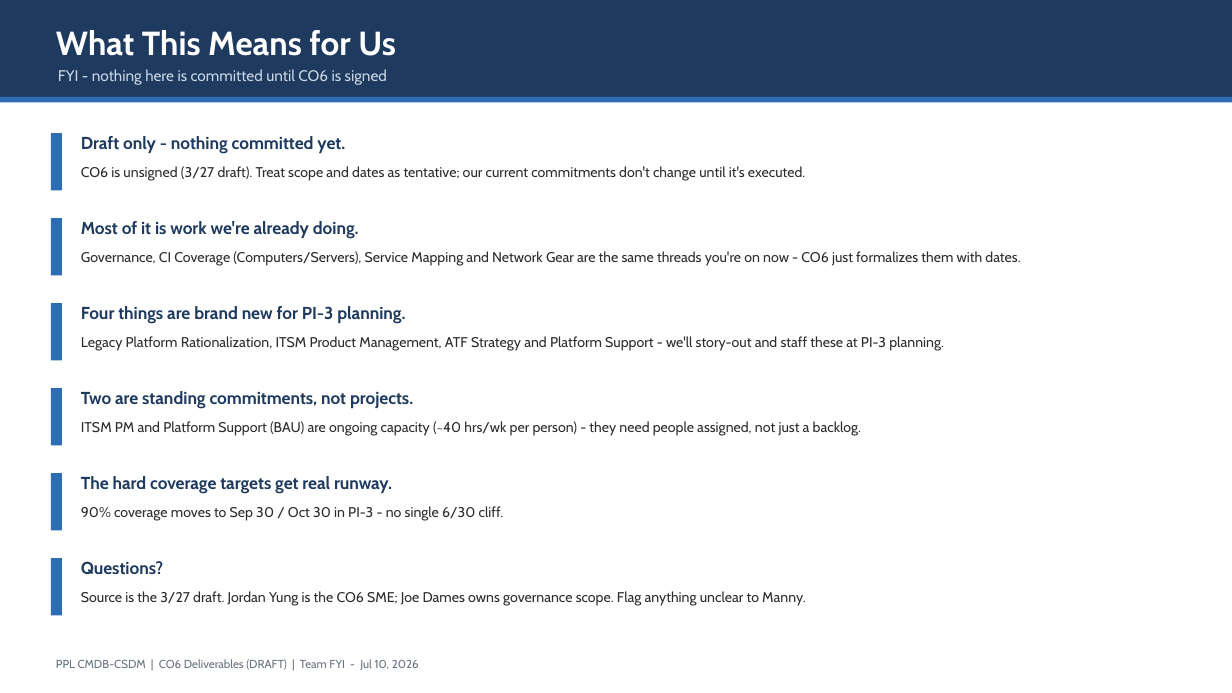
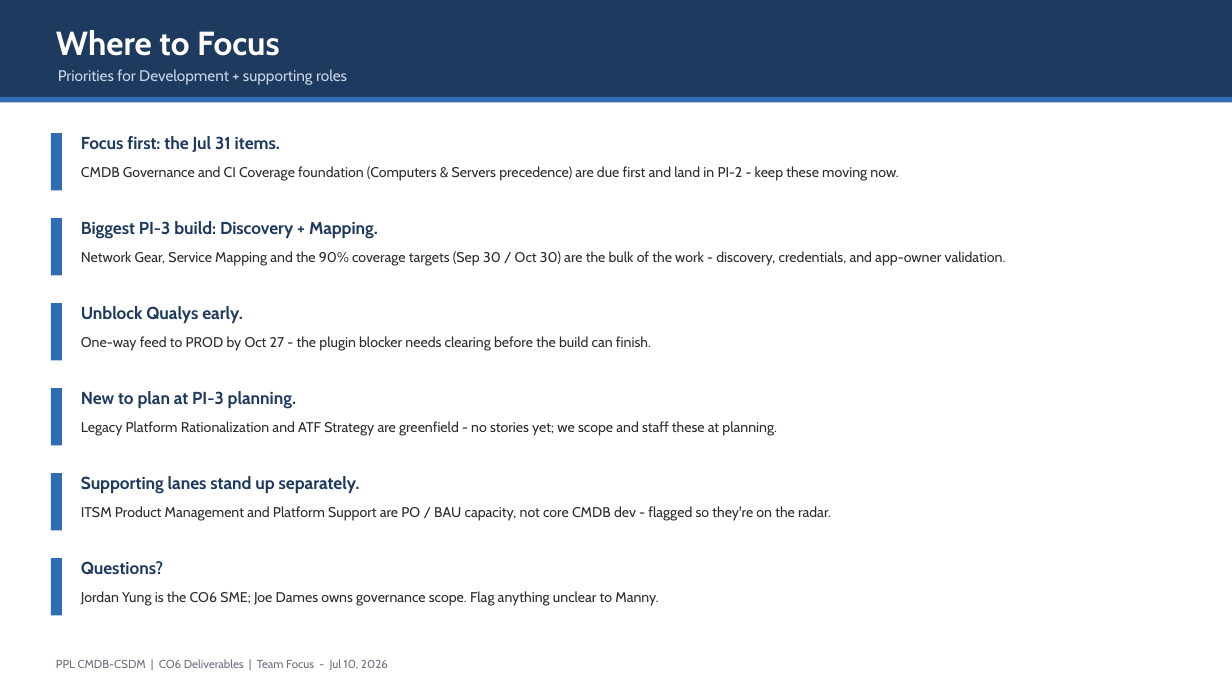
Before and after one commit to DrewMV/claude-ai-os, a slide deck: slide 5 of Workspaces/Work/Projects/PPL CMDB-CSDM/Contract/CO6-Deliverables-2026-07-10.pptx (slide 6 before the commit). Drawn at 1232x693 pixels with LibreOffice and Linux fonts; fonts in the diff are those of the drawing. Boxes give left, top, right and bottom in pixels: in the first picture for what was removed or moved away, otherwise in the second. Text is boxed around its words. In the diff, an @@ line names an element or a change of style, - is before the commit and + after.

```diff
--- a/Workspaces/Work/Projects/PPL CMDB-CSDM/Contract/CO6-Deliverables-2026-07-10.pptx
+++ b/Workspaces/Work/Projects/PPL CMDB-CSDM/Contract/CO6-Deliverables-2026-07-10.pptx
@@ text at <box>56,30,280,56</box>: text changed @@
-What This Means for Us
+Where to Focus
@@ text at <box>58,69,347,85</box>: text changed @@
-FYI - nothing here is committed until CO6 is signed
+Priorities for Development + supporting roles
@@ text at <box>81,136,280,152</box>: text changed @@
-Draft only - nothing committed yet.
+Focus first: the Jul 31 items.
@@ text at <box>81,166,898,181</box>: text changed @@
-CO6 is unsigned (3/27 draft). Treat scope and dates as tentative; our current commitments don't change until it's executed.
+CMDB Governance and CI Coverage foundation (Computers & Servers precedence) are due first and land in PI-2 - keep these moving now.
@@ text at <box>81,221,378,239</box>: text changed @@
-Most of it is work we're already doing.
+Biggest PI-3 build: Discovery + Mapping.
@@ text at <box>81,251,1006,266</box>: text changed @@
-Governance, CI Coverage (Computers/Servers), Service Mapping and Network Gear are the same threads you're on now - CO6 just formalizes them with dates.
+Network Gear, Service Mapping and the 90% coverage targets (Sep 30 / Oct 30) are the bulk of the work - discovery, credentials, and app-owner validation.
@@ text at <box>81,306,243,324</box>: text changed @@
-Four things are brand new for PI-3 planning.
+Unblock Qualys early.
@@ text at <box>81,336,651,351</box>: text changed @@
-Legacy Platform Rationalization, ITSM Product Management, ATF Strategy and Platform Support - we'll story-out and staff these at PI-3 planning.
+One-way feed to PROD by Oct 27 - the plugin blocker needs clearing before the build can finish.
@@ text at <box>81,391,296,409</box>: text changed @@
-Two are standing commitments, not projects.
+New to plan at PI-3 planning.
@@ text at <box>81,421,777,436</box>: text changed @@
-ITSM PM and Platform Support (BAU) are ongoing capacity (~40 hrs/wk per person) - they need people assigned, not just a backlog.
+Legacy Platform Rationalization and ATF Strategy are greenfield - no stories yet; we scope and staff these at planning.
@@ text at <box>81,476,360,494</box>: text changed @@
-The hard coverage targets get real runway.
+Supporting lanes stand up separately.
@@ text at <box>81,506,831,521</box>: text changed @@
-90% coverage moves to Sep 30 / Oct 30 in PI-3 - no single 6/30 cliff.
+ITSM Product Management and Platform Support are PO / BAU capacity, not core CMDB dev - flagged so they're on the radar.
@@ text at <box>81,591,658,606</box>: text changed @@
-Source is the 3/27 draft. Jordan Yung is the CO6 SME; Joe Dames owns governance scope. Flag anything unclear to Manny.
+Jordan Yung is the CO6 SME; Joe Dames owns governance scope. Flag anything unclear to Manny.
@@ text at <box>56,659,388,670</box>: text changed @@
-PPL CMDB-CSDM | CO6 Deliverables (DRAFT) | Team FYI - Jul 10, 2026
+PPL CMDB-CSDM | CO6 Deliverables | Team Focus - Jul 10, 2026
```
Also in this commit, not shown: 1 other slide changed, 3 slides added, 4 slides removed, 2 other files.
